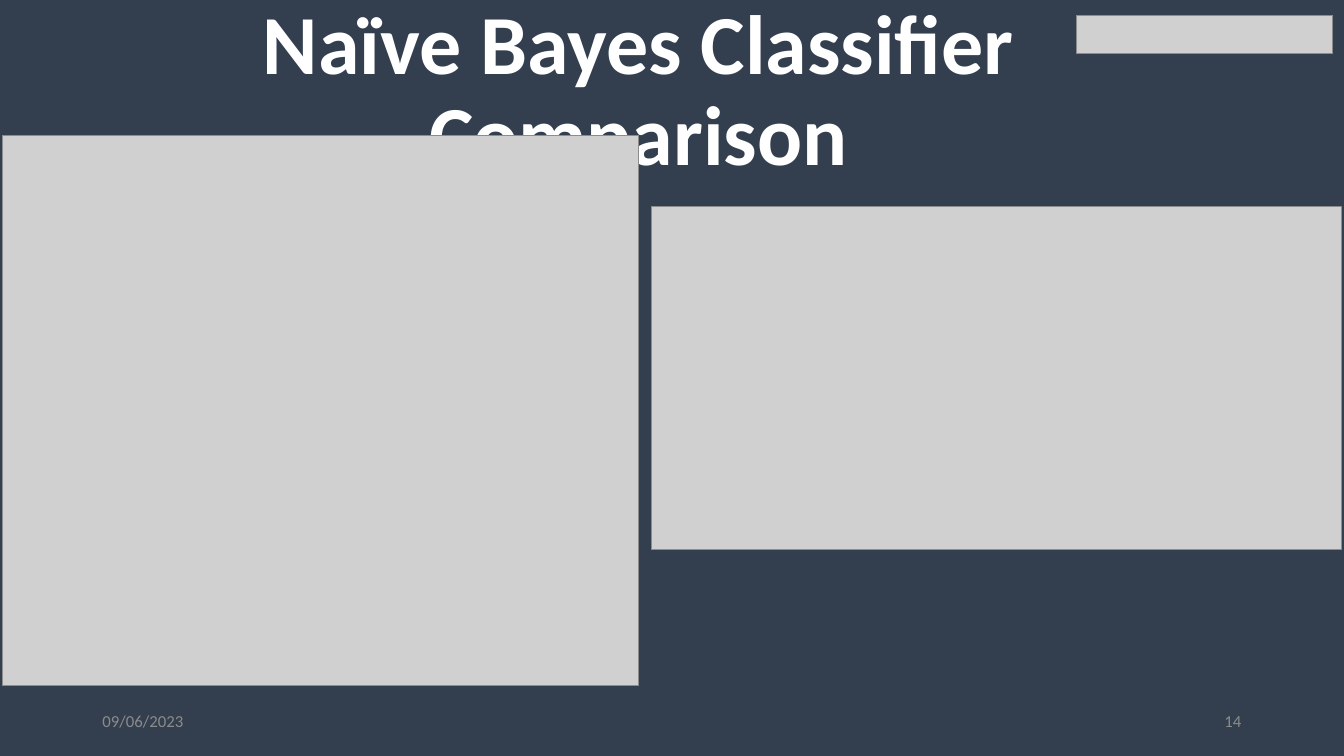
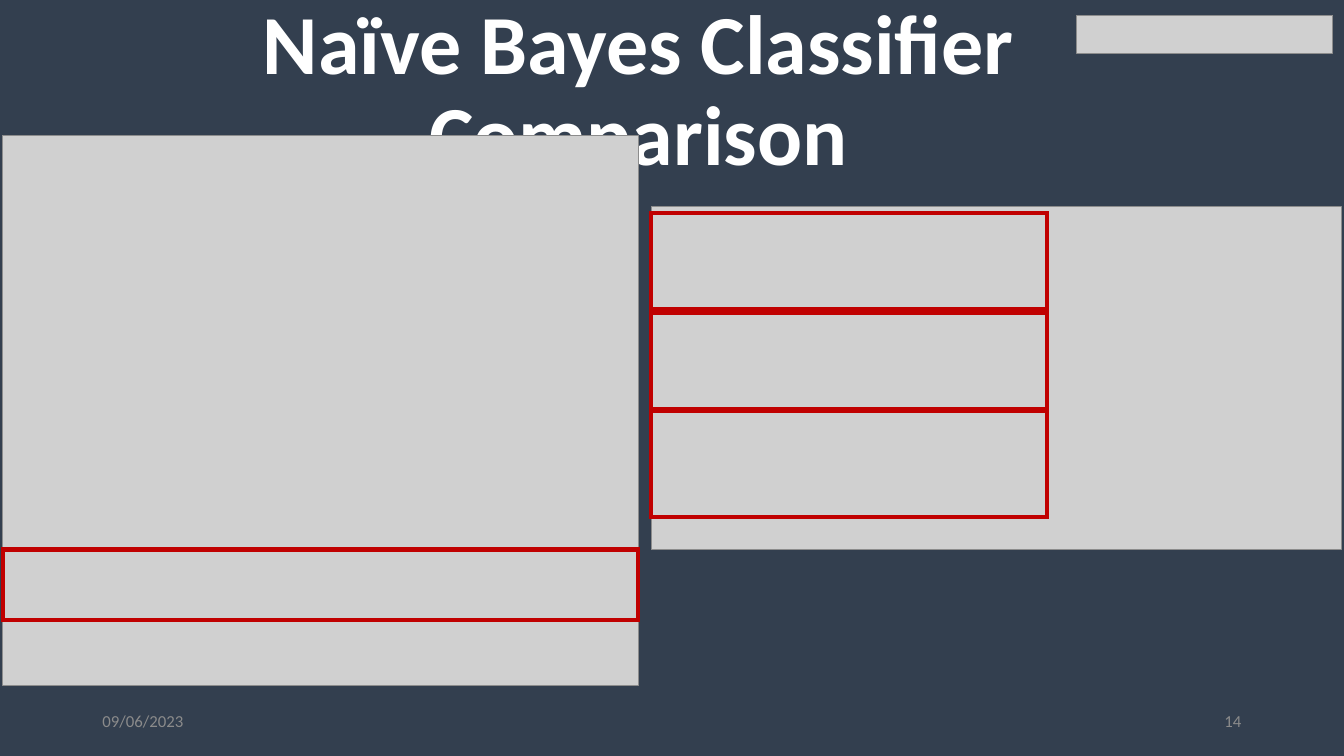
Before and after one commit to Stephaaniee/Machine-Learning, a slide deck: slide 14 of Submission Folder/NaiveBayes.pptx. Drawn at 1344x756 pixels with LibreOffice and Linux fonts; fonts in the diff are those of the drawing; grey boxes stand for pictures; background and template pictures are left out. Boxes give left, top, right and bottom in pixels: in the first picture for what was removed or moved away, otherwise in the second. Text is boxed around its words. In the diff, an @@ line names an element or a change of style, - is before the commit and + after.

```diff
--- a/Submission Folder/NaiveBayes.pptx
+++ b/Submission Folder/NaiveBayes.pptx
@@ rectangle added at [651,214,1048,310], outline #C00000 3 pt @@
@@ rectangle added at [651,313,1048,408], outline #C00000 3 pt @@
@@ rectangle added at [651,411,1048,518], outline #C00000 3 pt @@
@@ rectangle added at [3,549,639,620], outline #C00000 3 pt @@
```
Also in this commit, not shown: 7 other slides changed, 1 slide added, 4 other files.
